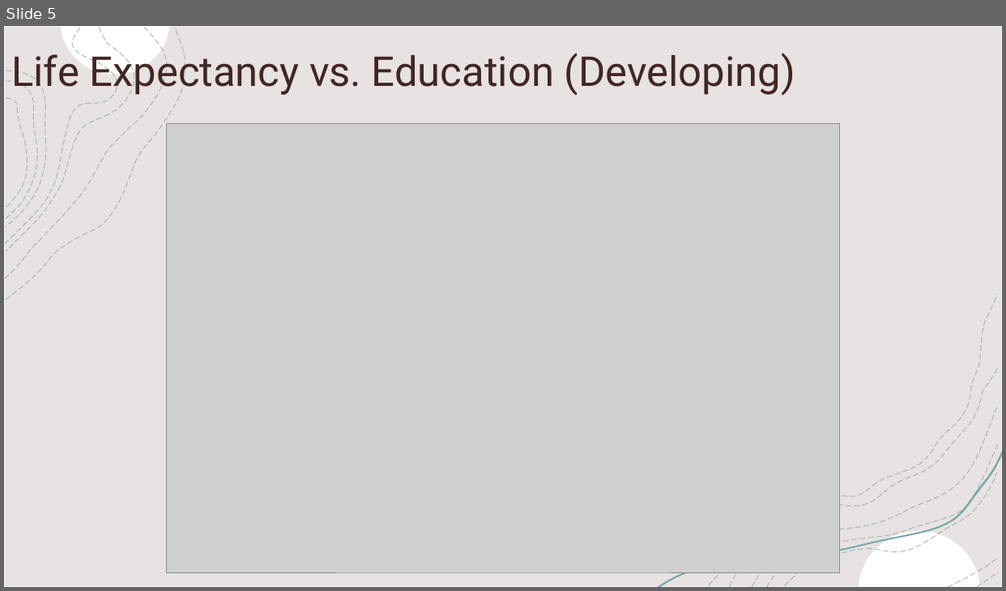
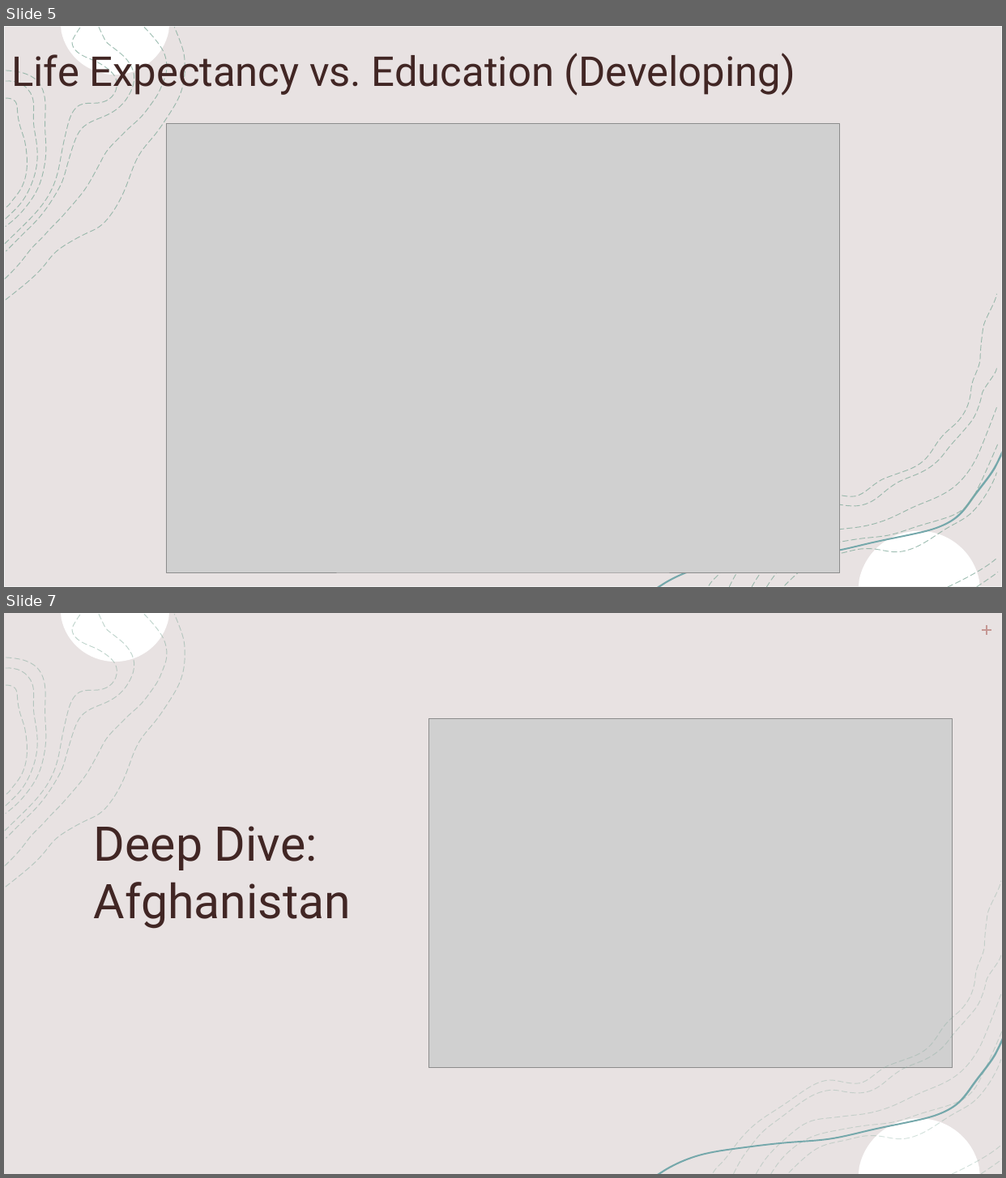
Before and after one commit to jaryan77/TeamTitans_Project_1, a slide deck: Life Expectancy Presentation.pptx. Shown one above the other, each under a label of ours: slide 5 before the commit, slides 5 and 7 after it; the slides between them are not shown. The pictures are 1006x591 and 1006x1178 pixels, drawn with LibreOffice and Linux fonts; fonts in the diff are those of the drawing; grey boxes stand for pictures. Boxes give left, top, right and bottom in pixels: in the first picture for what was removed or moved away, otherwise in the second. Text is boxed around its words. In the diff, an @@ line names an element or a change of style, - is before the commit and + after.

Commit message:
made edits to powerpoint and added more png images

```diff
--- a/Life Expectancy Presentation.pptx
+++ b/Life Expectancy Presentation.pptx
@@ slide 7 added at (4,613,1002,1174), background #FFFFFF; not listed: 8 template elements that a slide beside it also shows @@
@@ rectangle added at (4,613,1002,1174), fill #FFFFFF, outline #F2F2F2 1 pt @@
@@ rectangle added at (4,613,1002,1174), fill #E8E2E2 @@
@@ freeform shape added at (5,615,167,866), outline #81AA9B 0.75 pt dashed @@
@@ freeform shape added at (5,615,117,831), outline #81AA9B 0.75 pt dashed @@
@@ line added from (982, 630) to (991, 630), #C59793 1 pt @@
@@ line added from (987, 625) to (987, 635), #C59793 1 pt @@
@@ freeform shape added at (5,668,37,807), outline #81AA9B 0.75 pt dashed @@
@@ group added at (5,613,185,887): 8 freeform shapes @@
@@ picture added at (428,718,953,1068) @@
@@ title added at (94,826,351,929), 46 pt, text #412624 @@
+Deep Dive: Afghanistan
@@ group added at (730,956,998,1174): 5 freeform shapes @@
@@ freeform shape added at (657,1038,1002,1174), fill #75A8AB @@
@@ group added at (658,881,1002,1174): 9 freeform shapes @@
@@ freeform shape added at (859,1118,980,1174), fill #FFFFFF @@
```
Also in this commit, not shown: 2 slides changed, 3 other slides added, 7 other files.
